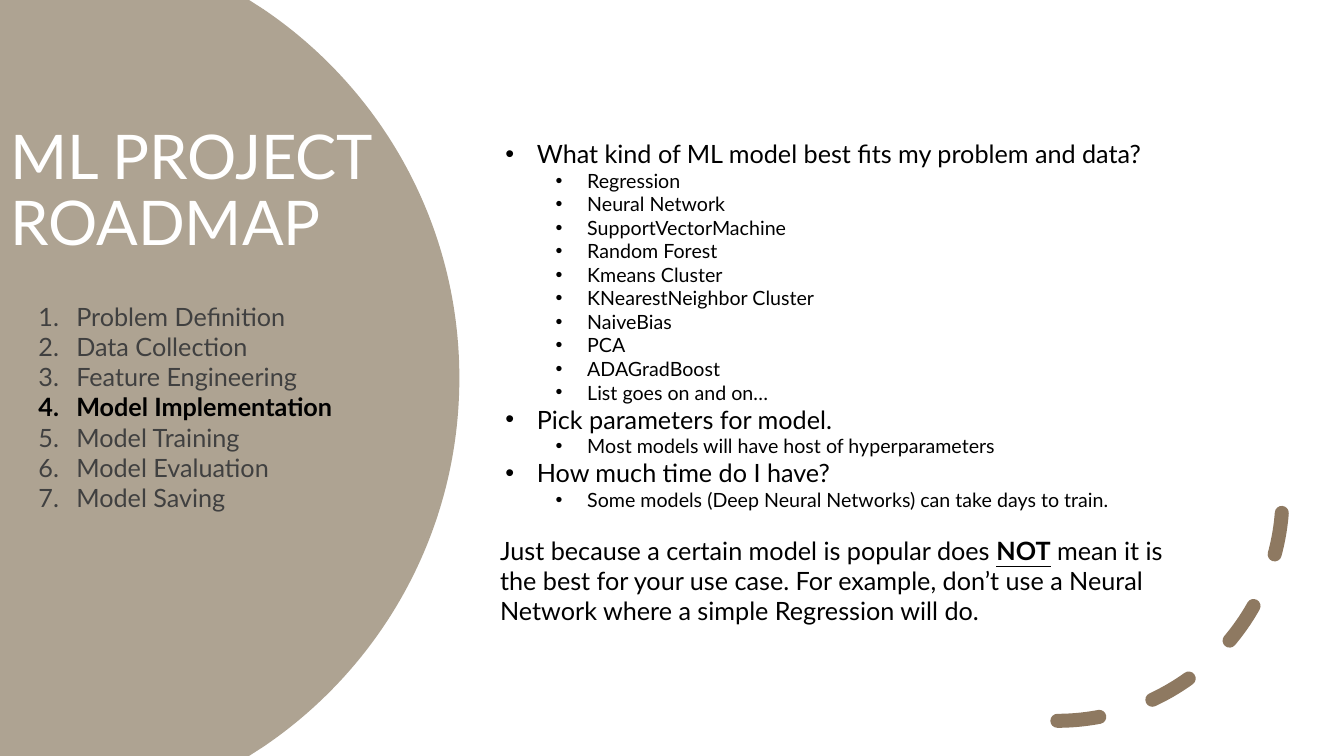
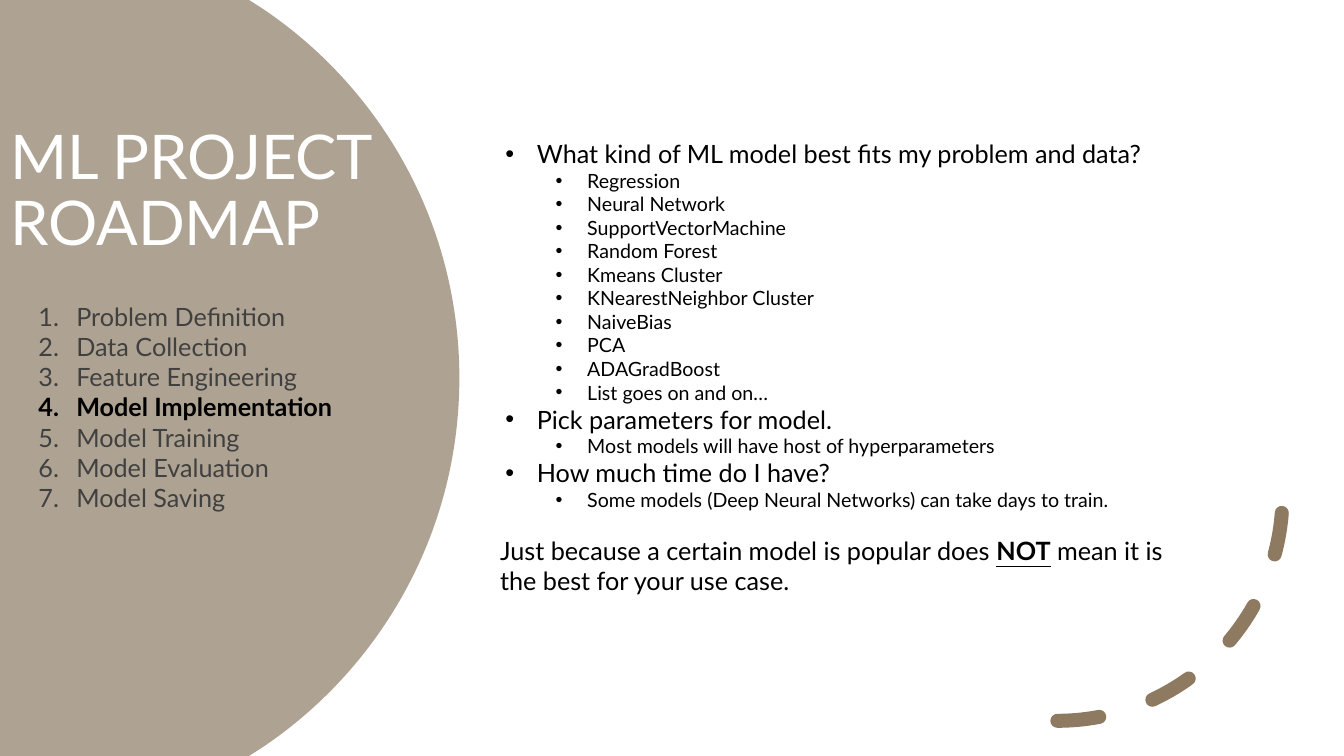
Before and after one commit to pkalivas/Demo.ML, a slide deck: slide 10 of deck.pptx. Drawn at 1344x756 pixels with LibreOffice and Linux fonts; fonts in the diff are those of the drawing. Boxes give left, top, right and bottom in pixels: in the first picture for what was removed or moved away, otherwise in the second. Text is boxed around its words. In the diff, an @@ line names an element or a change of style, - is before the commit and + after.

```diff
--- a/deck.pptx
+++ b/deck.pptx
@@ text at (500, 541, 1163, 595): text changed @@
-Just because a certain model is popular does NOT mean it is the best for your use case. For example, don’t use a Neural Network where a simple Regression will do.
+Just because a certain model is popular does NOT mean it is the best for your use case.
```
